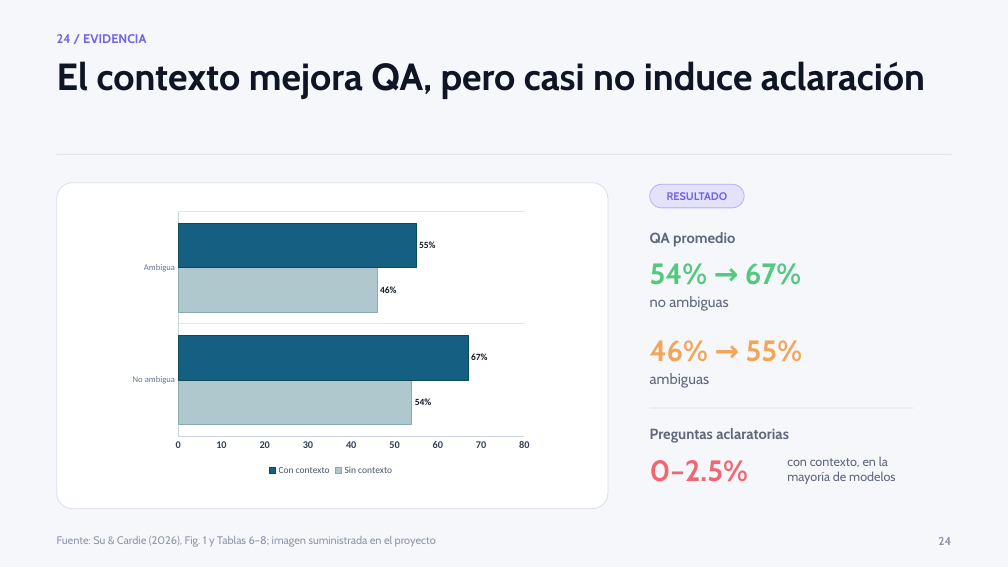
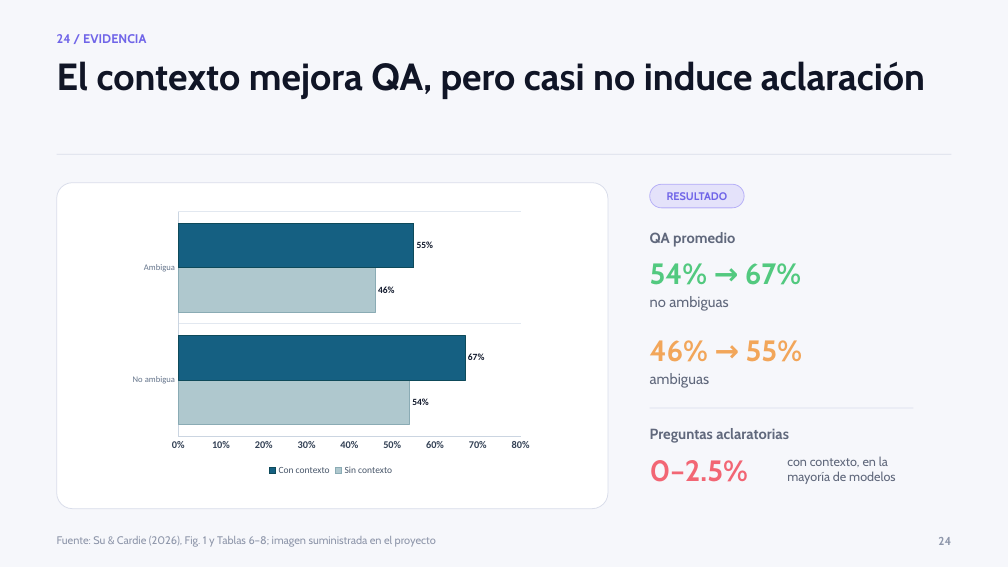
Before and after one commit to kevingomezbcp/Context-engineering, a slide deck: slide 24 of presentation/Context_Engineering_y_Ambiguedad_profesional_con_anexos.pptx. Drawn at 1008x567 pixels with LibreOffice and Linux fonts; fonts in the diff are those of the drawing. Boxes give left, top, right and bottom in pixels: in the first picture for what was removed or moved away, otherwise in the second. Text is boxed around its words. In the diff, an @@ line names an element or a change of style, - is before the commit and + after.

Commit message:
feature/Update ppt

```diff
--- a/presentation/Context_Engineering_y_Ambiguedad_profesional_con_anexos.pptx
+++ b/presentation/Context_Engineering_y_Ambiguedad_profesional_con_anexos.pptx
@@ bar chart at [125,206,538,479] @@
@@ category axis changed @@
@@ value axis changed @@
```
Also in this commit, not shown: 7 other files.
